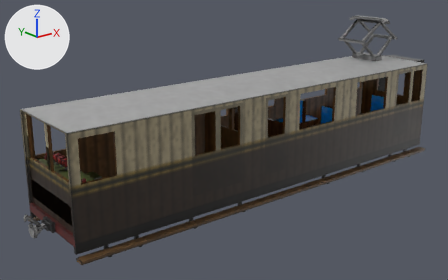
What one commit did to the OBJ model src/main/assets/immersiverailroading/models/rolling_stock/kitsune_sur_102a6_coaches/sur_102a6_pdmbso.obj.
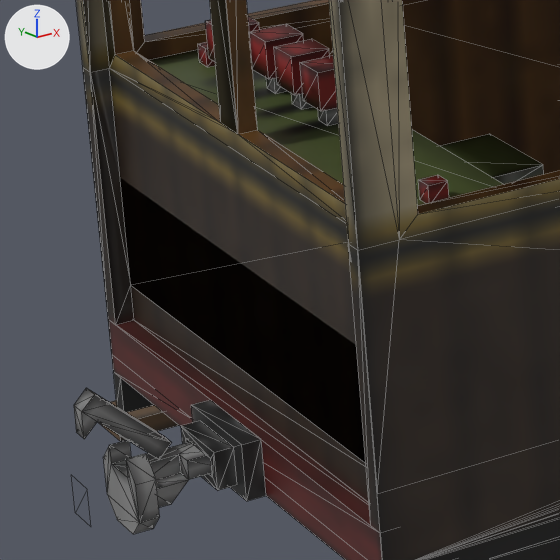
There are two pictures of each version: one whole from a 50 mm lens placed at (-9.05, -10.15, 5.35), pointed at (-0.67, 0.32, 1.16), one close up on the part from 2% to 23% of the width and 53% to 87% of the height. Lighting does not change. The marker at upper left points along +X, +Y and +Z. The close-ups show mesh edges as thin lines. Where no turn or scale is listed for an object, it has been applied to the vertices.

In view in the first close-up: 'COUPLED_FRONT_1', 'COUPLER_ENGAGED_FRONT_1_TOGGLE_LABEL_Uncouple', 'ENGINE_START_1_TOGGLE_TL_-0.03125_Y_LABEL_On-Off_CG_enginestart', 'FRAME', 'IND_BRAKE_1_TL_-0.125_X_LABEL_Loco^Brake', 'SEAT_9', 'SHELL_WOOD_ext', 'SHELL_WOOD_int', 'THROTTLE_1_TL_-0.125_X_LABEL_Throttle', 'TRAIN_BRAKE_1_TL_-0.125_X_LABEL_Vacuum^Brake', 'controls'.
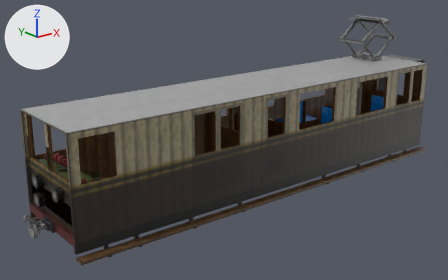
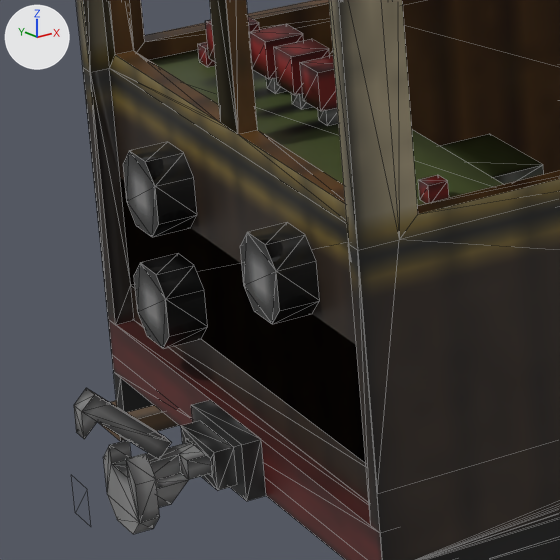
The change, as a list of edits to the scene's bpy script:
```text
Add img_lamp_png:
    img_lamp_png = load_image('lamp.png', 'lamp.png', 16, 16, 'sRGB')
Add mat_lamps:
    mat_lamps = bpy.data.materials.new('Lamps')
    # uses the picture img_lamp_png
Add me_frame_0_body_003:
    me_frame_0_body_003.from_pydata(...)  # 16 vertices, 22 faces; spans x -5.062..-4.938, y 0.313..0.563, z 0.687..0.938
    me_frame_0_body_003.materials.append(mat_lamps)
Add me_frame_0_body_002:
    me_frame_0_body_002.from_pydata(...)  # 16 vertices, 22 faces; spans x -5.062..-4.938, y 0.313..0.563, z 1.062..1.312
    me_frame_0_body_002.materials.append(mat_lamps)
Add me_frame_0_body_001:
    me_frame_0_body_001.from_pydata(...)  # 16 vertices, 22 faces; spans x -5.062..-4.938, y -0.562..-0.312, z 1.062..1.312
    me_frame_0_body_001.materials.append(mat_lamps)
Add ob_frame_0_body_003:
    ob_frame_0_body_003 = bpy.data.objects.new('FRAME_0_body.003', me_frame_0_body_003)
    ob_frame_0_body_003.location = (0.0, 0.0, 0.0)
Add ob_frame_0_body_002:
    ob_frame_0_body_002 = bpy.data.objects.new('FRAME_0_body.002', me_frame_0_body_002)
    ob_frame_0_body_002.location = (0.0, 0.0, 0.0)
Add ob_frame_0_body_001:
    ob_frame_0_body_001 = bpy.data.objects.new('FRAME_0_body.001', me_frame_0_body_001)
    ob_frame_0_body_001.location = (0.0, 0.0, 0.0)
```

What differs and where, as boxes (x1, y1, x2, y2) in the close-ups (560 x 560 px):
'FRAME_0_body.001', added
    after: (240, 223, 320, 324)
'FRAME_0_body.002', added
    after: (123, 142, 197, 237)
'FRAME_0_body.003', added
    after: (134, 253, 208, 349)
